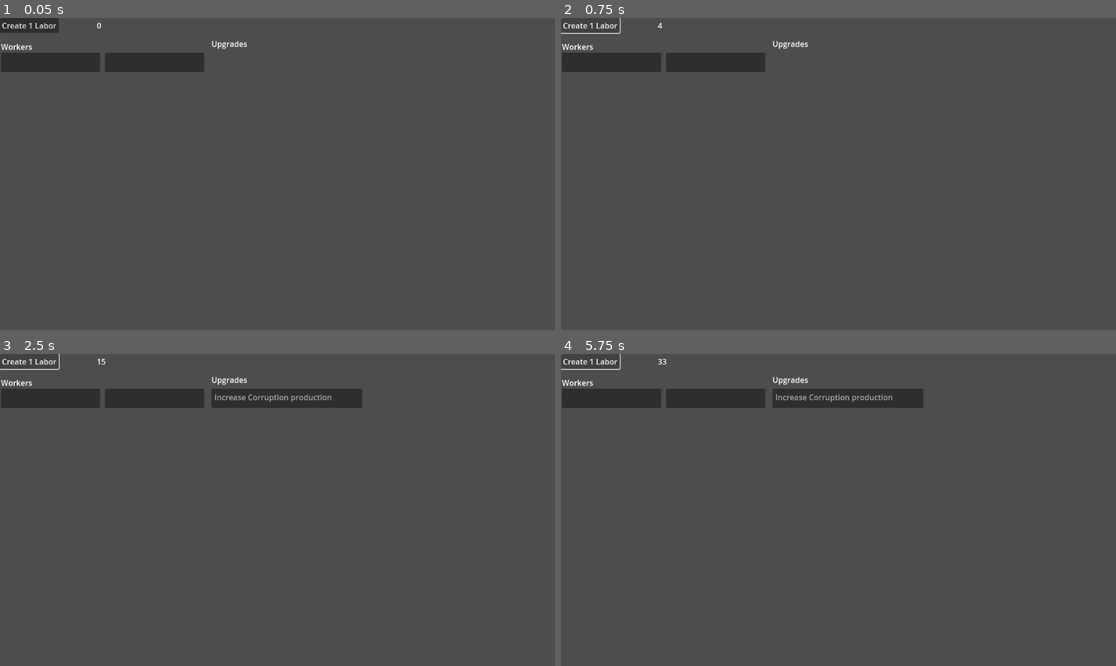
Above: before the commit, frames 1-4 (two rows, left to right).
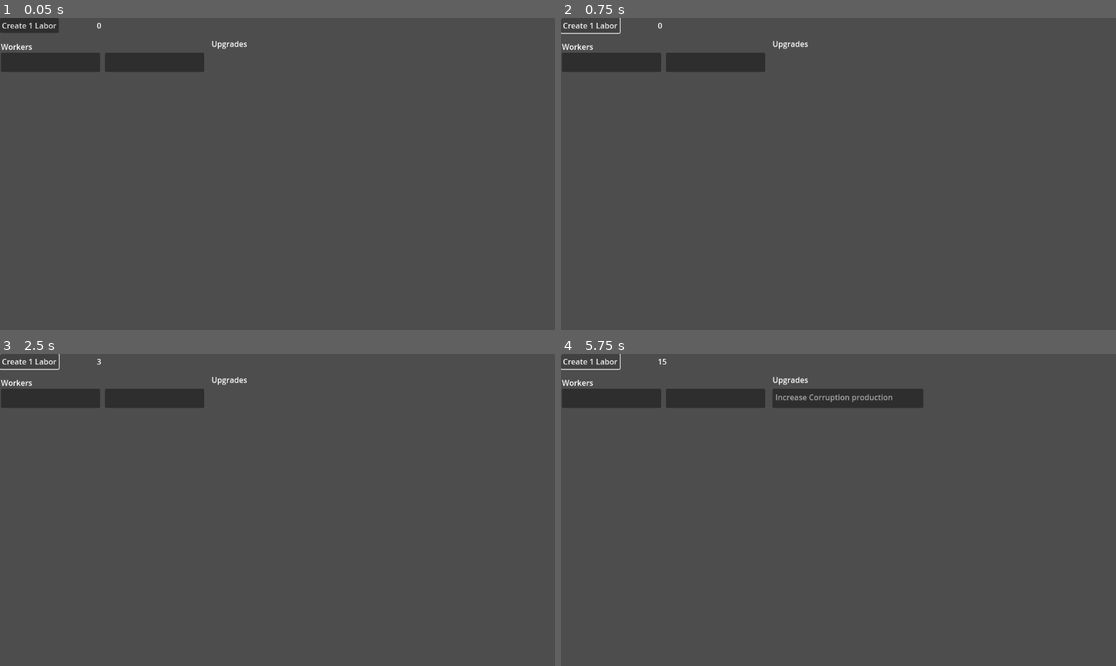
Above: after the commit, the same moments.

Repository: wfay42/corruption-clicker
Game: Godot game, scene res://gameplay.tscn
Two runs of this game, one before a commit and one after it. Both use one fixed random seed, a clock stepped at 60 frames per second and the inputs below. The project has no main scene, so this scene is started directly.
Inputs:
- Up to frame 1 (0.05 s): no input
- Up to frame 2 (0.75 s): click "Create 1 Labor" at 0.5 s
- Up to frame 3 (2.5 s): click "Create 1 Labor" at 1.25 s; click "Create 1 Labor" at 2 s
- Up to frame 4 (5.75 s): tap Enter at 4.25 s; tap Space at 5 s

Frame 1 is identical in both runs. In frame 2, less than 0.1% of the frame differs, in the area x 17-19%, y 1-4%; in frame 3, 1.5%, in the area x 17-66%, y 1-18%; in frame 4, less than 0.1%.

Commit message:
Wired up the CurrencyTracker into the UI

Diff:
--- a/datamodel/CurrencyRate.gd
+++ b/datamodel/CurrencyRate.gd
@@ -20,5 +20,11 @@
 func set_multiplier(multiplier: float) -> void:
 	_multiplier = multiplier
 
+func add_to_base(add: float) -> void:
+	_base += add
+
+func add_to_multiplier(add: float) -> void:
+	_multiplier += add
+
 func calculate_value(delta: float = 1.0) -> float:
 	return _base * _multiplier * delta
--- a/datamodel/CurrencyTracker.gd
+++ b/datamodel/CurrencyTracker.gd
@@ -37,6 +37,9 @@
 func get_currency_description(currency_idx: int) -> Currency:
 	return _currencies[currency_idx]
 
+func get_currency_rate(currency_idx: int) -> CurrencyRate:
+	return _currency_rates[currency_idx]
+
 ## Convenience functions for easier typing, which is OK since there's currently
 ## Only three currency types
 func add_dollars(amount: float) -> float:
@@ -53,6 +56,13 @@
 func get_might() -> float:
 	return get_currency_amount(MIGHT_IDX)
 
+func get_dollar_rate() -> CurrencyRate:
+	return get_currency_rate(DOLLAR_IDX)
+func get_labor_rate() -> CurrencyRate:
+	return get_currency_rate(LABOR_IDX)
+func get_might_rate() -> CurrencyRate:
+	return get_currency_rate(MIGHT_IDX)
+
 func update(delta: float) -> void:
 	"""
 	Update the current currencies based on the currency rates times the time delta
--- a/gameplay/_hidden_value_controller.gd
+++ b/gameplay/_hidden_value_controller.gd
@@ -22,11 +22,13 @@
 
 # Called every frame. 'delta' is the elapsed time since the previous frame.
 func _process(delta: float) -> void:
-	_currency_tracker.add_dollars(_corruption_per_second * delta)
+	_currency_tracker.update(delta)
 	emit_signal(CORRUPTION_CHANGED_NAME, _currency_tracker.get_dollars())
 
 func _on_corruption_button_pressed() -> void:
-	_currency_tracker.add_dollars(_corruption_click_value)
+	# TODO: actually want this button to increment by 1, not update the rate,
+	# but I did this to make sure the currencytracker was working
+	_currency_tracker.get_dollar_rate().add_to_base(1)
 
 	# NOTE: we do not emit the CORRUPTION_CHANGED_NAME signal here because it
 	# gets emitted after every _process call
